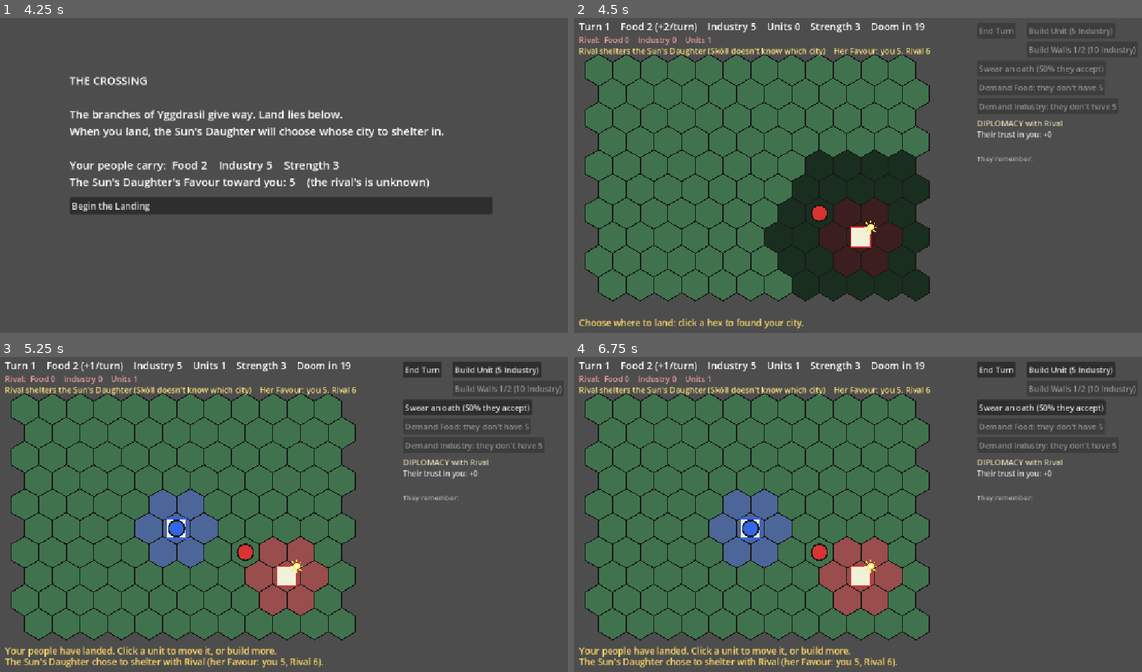
Above: before the commit, frames 1-4 (two rows, left to right).
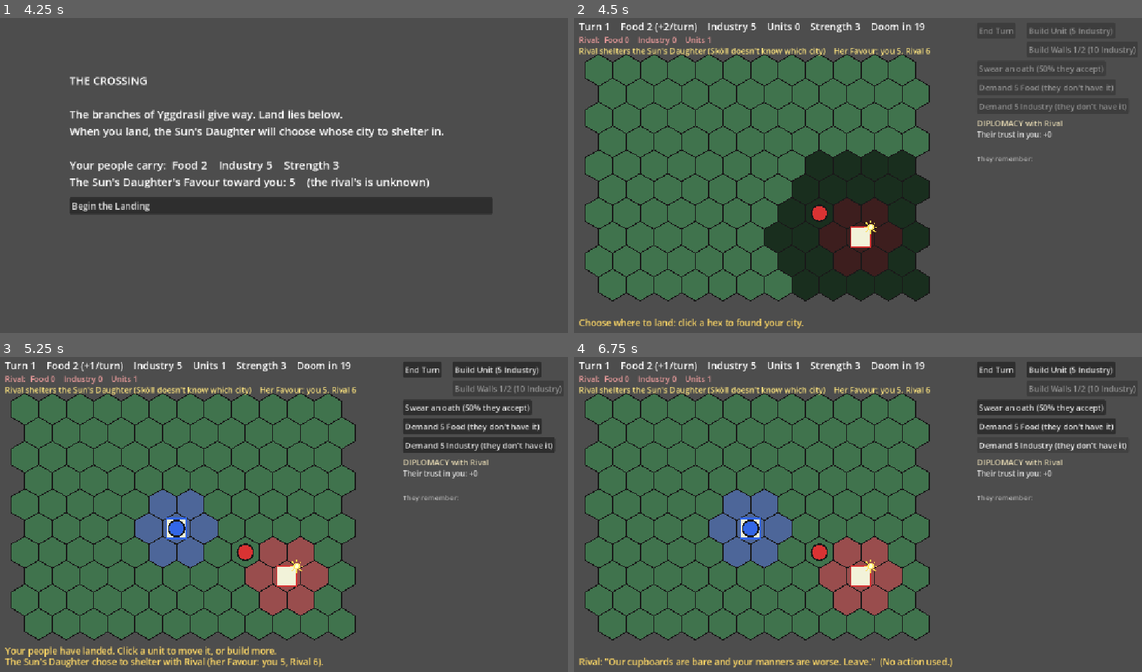
Above: after the commit, the same moments.

Repository: BnanaSkully/after-ragnorok-prototype
Game: Godot game, scene res://main.tscn
The game is run twice, just before and just after one commit, with the same random seed, the same clock (stepped at 60 frames per second) and the same inputs.
Inputs (mouse positions are in pixels of both pictures, inside the frame that each line leads up to):
- Up to frame 1 (4.25 s): tap Enter at 0.5 s; move the mouse to (408, 156) at 0.52 s; click (408, 156) at 0.67 s; click "Save the food stores (Food +3…" at 1.25 s; click "Strip it for tools (Industry …" at 2 s; click "Stand and fight so the others…" at 2.75 s; click "Share your food with her (Foo…" at 3.5 s
- Up to frame 2 (4.5 s): click "Begin the Landing" at 4.25 s
- Up to frame 3 (5.25 s): tap Space at 5 s; move the mouse to (164, 530) at 5.02 s; click (164, 530) at 5.17 s
- Up to frame 4 (6.75 s): click (1045, 426) at 5.75 s, where only the run after the commit has a clickable "Demand 5 Food (they don't hav…"; click (1051, 445) at 6.5 s, where only the run after the commit has a clickable "Demand 5 Industry (they don't…"

Frame 1 is identical in both runs. In frame 2, 0.3% of the frame differs, in the area x 77-98%, y 21-30%; in frame 3, 0.6%; in frame 4, 2.2%, in the area x 0-98%, y 19-99%.

Commit message:
Demanding what the rival doesn't have gets a rude reply, at no cost
The demand button stays clickable when the rival lacks 5 of the
resource. Clicking it uses no diplomatic action and changes no Trust;
the rival just answers with one of several dismissive lines
(CANT_PAY_REPLIES in diplomacy.gd).

Co-Authored-By: Claude Opus 5.5 <noreply@anthropic.com>
Claude-Session: https://claude.ai/code/session_01Kpeg7E5nkYcPnqopYPPAon

Diff:
--- a/diplomacy.gd
+++ b/diplomacy.gd
@@ -19,6 +19,16 @@
 const DEMAND_AMOUNT := 5 # Food or Industry asked for in a demand
 const TRUST_DEMAND_PAID := -1 # they resent being squeezed even when they pay
 const TRUST_DEMAND_REFUSED := -2 # and resent it more when they refuse
+
+# What the rival says when you demand something it doesn't have. Costs nothing.
+# %s is the resource (e.g. "Industry"). Rewrite or add lines freely.
+const CANT_PAY_REPLIES := [
+	"\"We have no %s. Piss off.\"",
+	"\"%s? Look around you. Go dig your own.\"",
+	"\"Come back when our stores aren't empty. Or don't. Preferably don't.\"",
+	"\"You want %s? Sköll can have you first.\"",
+	"\"Our cupboards are bare and your manners are worse. Leave.\"",
+]
 
 var game # main.gd
 var trust := 0 # how much the rival trusts the player (-10 to 10)
@@ -78,9 +88,16 @@
 func demand(resource: String) -> bool:
 	if not can_demand():
 		return false
-	action_used = true
 	var rival: Faction = game.rival
 	var player: Faction = game.player
+	if rival.get(resource) < DEMAND_AMOUNT:
+		# They can't pay: a rude answer, but no action used and no Trust change.
+		var line: String = CANT_PAY_REPLIES.pick_random()
+		if "%s" in line:
+			line = line % resource.capitalize()
+		game.add_message("%s: %s  (No action used.)" % [rival.name, line])
+		return false
+	action_used = true
 	var chance := demand_chance(resource)
 	if randf() < chance:
 		rival.set(resource, rival.get(resource) - DEMAND_AMOUNT)
--- a/main.gd
+++ b/main.gd
@@ -346,10 +346,10 @@
 		var resource: String = pair[1]
 		var chance := diplomacy.demand_chance(resource)
 		if chance <= 0.0:
-			button.text = "Demand %s: they don't have %d" % [resource.capitalize(), Diplomacy.DEMAND_AMOUNT]
+			button.text = "Demand %d %s (they don't have it)" % [Diplomacy.DEMAND_AMOUNT, resource.capitalize()]
 		else:
 			button.text = "Demand %d %s (%d%% they pay)" % [Diplomacy.DEMAND_AMOUNT, resource.capitalize(), roundi(chance * 100)]
-		button.disabled = game_over or phase != Phase.PLAYING or not diplomacy.can_demand() or chance <= 0.0
+		button.disabled = game_over or phase != Phase.PLAYING or not diplomacy.can_demand()
 
 # --- Walls ------------------------------------------------------------------
 # A city improvement: each level costs WALL_COST Industry and adds WALL_DEFENCE.
Not shown, changed: CLAUDE.md
